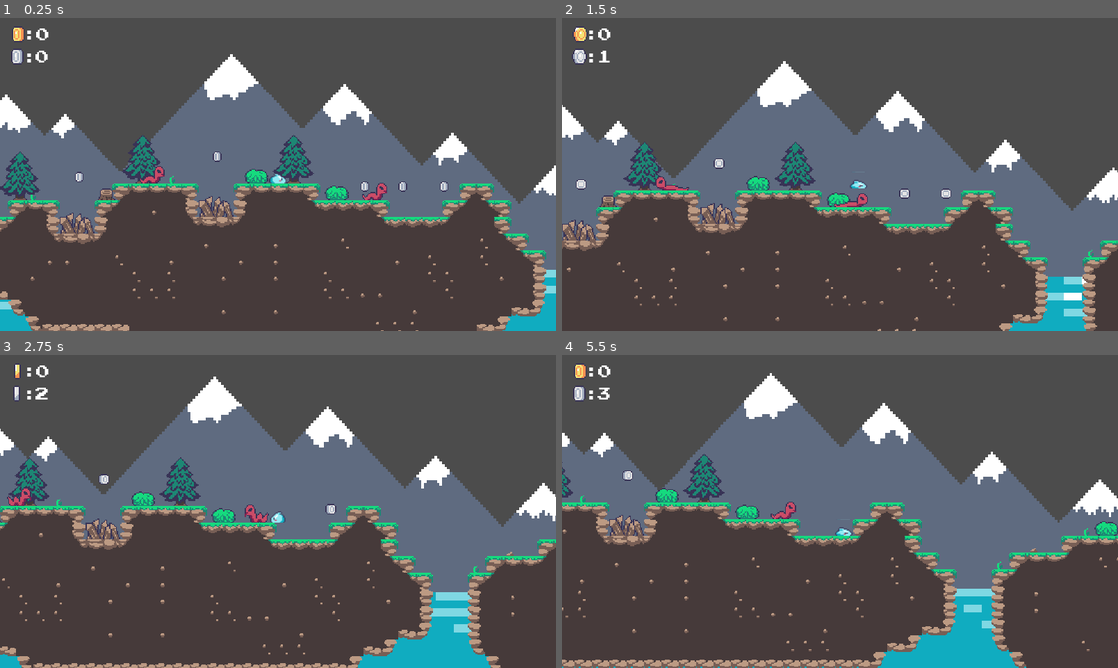
Above: before the commit, frames 1-4 (two rows, left to right).
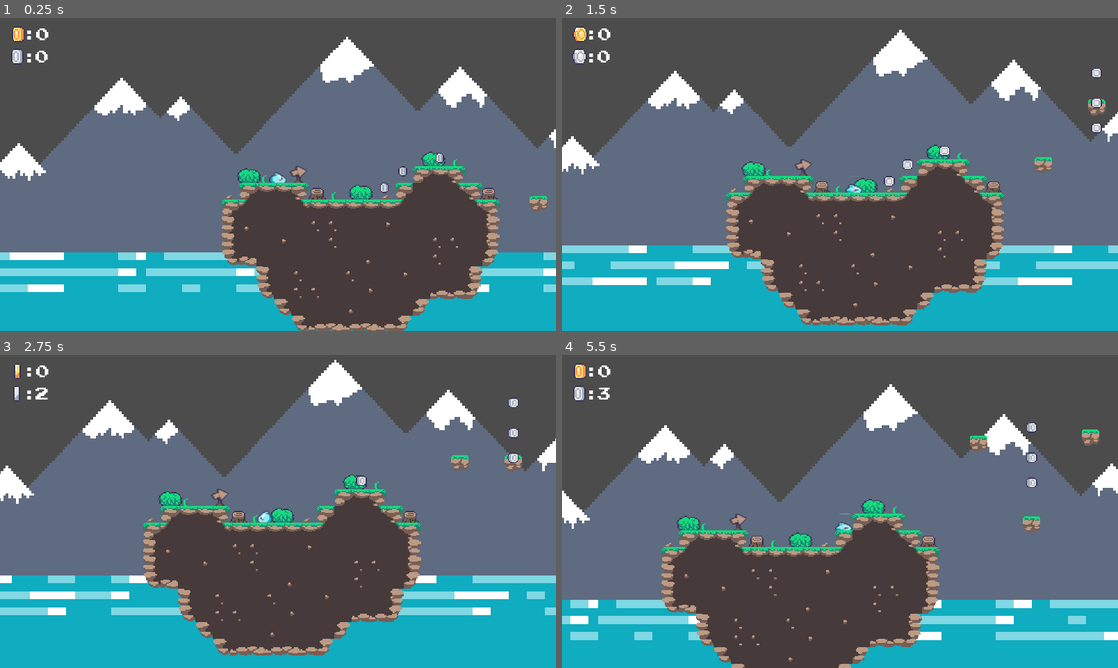
Above: after the commit, the same moments.

Repository: Carloscruzvalencia/2D-Slime-Game
Game: Godot game, scene res://Escenas/Mundos/Mundo.tscn
The game is run twice, just before and just after one commit, with the same random seed, the same clock (stepped at 60 frames per second) and the same inputs.
Inputs:
- Up to frame 1 (0.25 s): no input
- Up to frame 2 (1.5 s): tap Enter (ui_accept) at 0.5, 0.77 s; hold Right (ui_right) from 0.53 s (still down)
- Up to frame 3 (2.75 s): tap Enter (ui_accept) at 1.52 s; release Right (ui_right) at 2.03 s; hold Left (ui_left) from 2.03 s (still down)
- Up to frame 4 (5.5 s): release Left (ui_left) at 2.78 s; hold Right (ui_right) 2.78-4.28 s; tap Enter (ui_accept) at 3.02, 3.77, 4.52 s; hold Left (ui_left) 4.28-5.03 s; hold Right (ui_right) from 5.03 s (still down)

The runs differ from the first frame. In frame 1, 48% of the frame differs, in the area x 0-100%, y 6-100%; in frame 2, 51%, in the area x 0-100%, y 3-100%; in frame 3, 50%; in frame 4, 43%.

Commit message:
readme update

Diff:
--- a/Escenas/Mundos/Mundo.tscn
+++ b/Escenas/Mundos/Mundo.tscn
@@ -895,6 +895,6 @@
 anims/idle = SubResource( 29 )
 
 [node name="Player" parent="." instance=ExtResource( 1 )]
-position = Vector2( 841, 70 )
+position = Vector2( 132, 88 )
 
 [connection signal="body_entered" from="DeadZone" to="DeadZone" method="_on_DeadZone_body_entered"]
Binary file added: docs/1.png
Binary file added: docs/2.png
Binary file added: docs/3.png
Binary file added: docs/4.png
Binary file added: docs/5.png
Not shown, added: LICENCE
Not shown, changed: README.md
Not shown, added: docs/2023-04-16 04-45-53.gif
